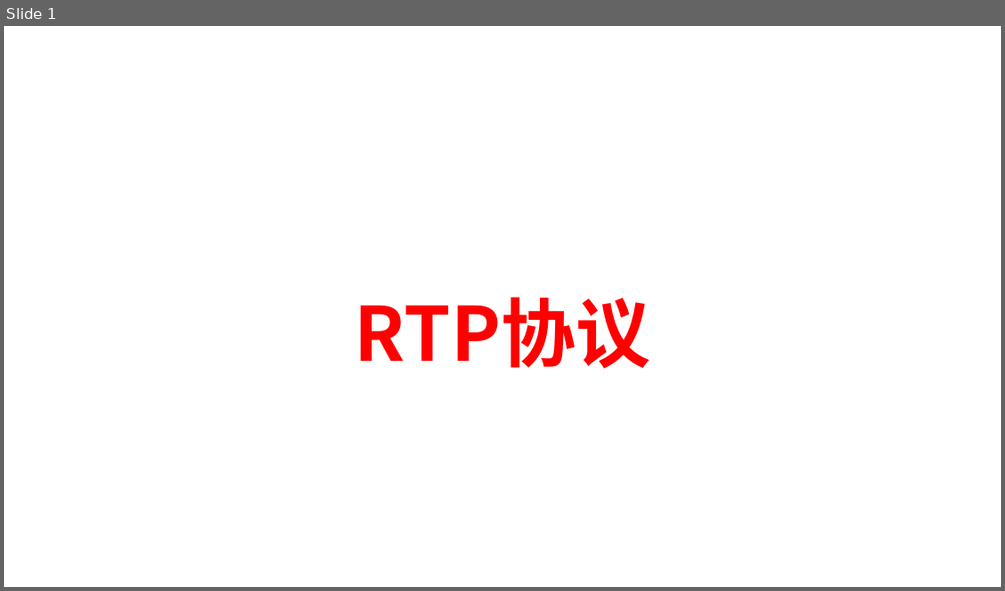
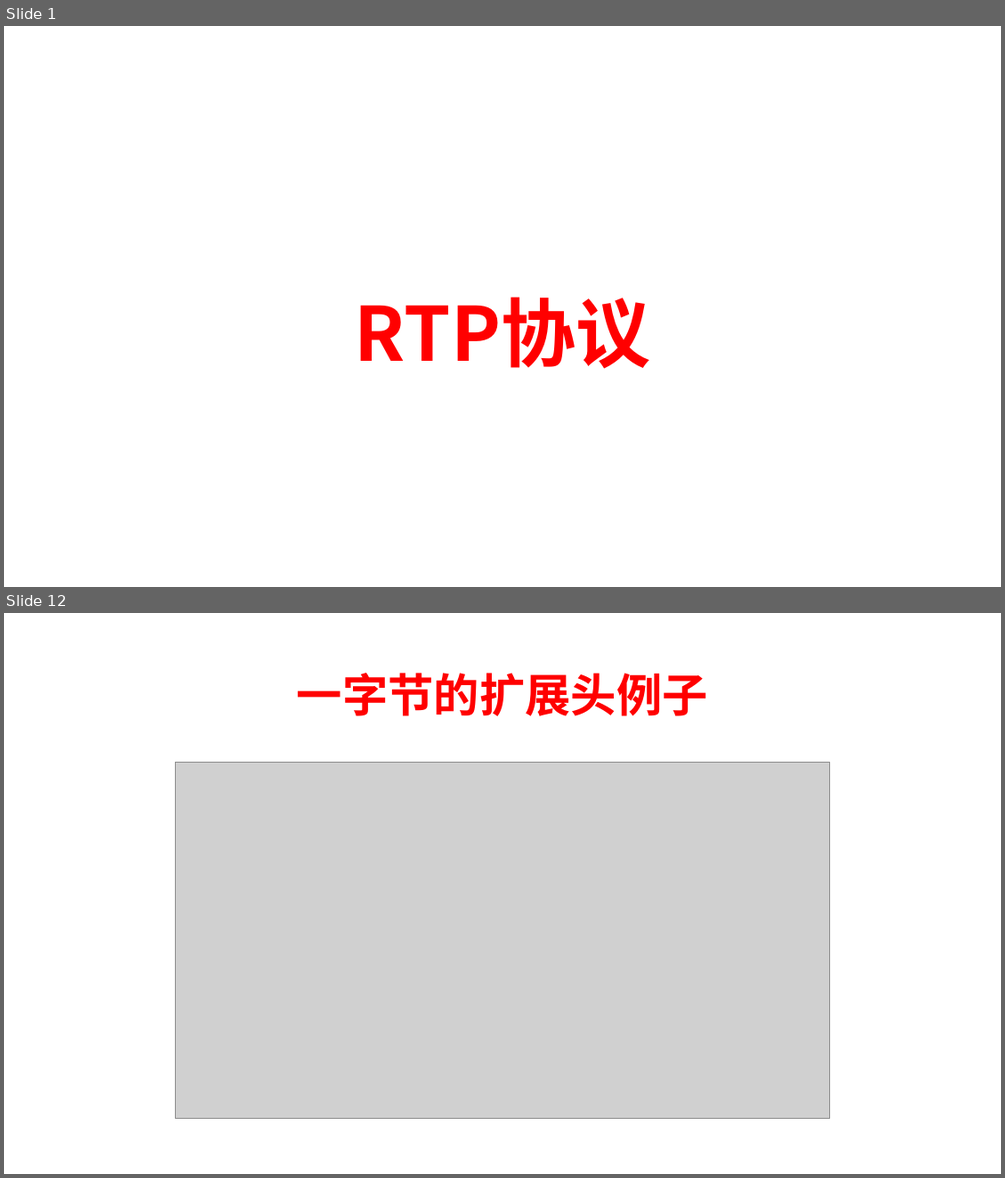
Before and after one commit to chensongpoixs/crtc_doc, a slide deck: WebRTC服务质量(Qos)/2、RTP协议.pptx. Shown one above the other, each under a label of ours: slide 1 before the commit, slides 1 and 12 after it; the slides between them are not shown. The pictures are 1005x591 and 1005x1178 pixels, drawn with LibreOffice and Linux fonts; fonts in the diff are those of the drawing; grey boxes stand for pictures. Boxes give left, top, right and bottom in pixels: in the first picture for what was removed or moved away, otherwise in the second. Text is boxed around its words. In the diff, an @@ line names an element or a change of style, - is before the commit and + after.

```diff
--- a/WebRTC服务质量(Qos)/2、RTP协议.pptx
+++ b/WebRTC服务质量(Qos)/2、RTP协议.pptx
@@ slide 12 added at box(4, 613, 1001, 1174), background #FFFFFF @@
@@ title added at box(297, 673, 708, 716), 44 pt, text #FF0000, bold @@
+一字节的扩展头例子
@@ picture added at box(176, 763, 830, 1119) @@
```
Also in this commit, not shown: 3 slides changed, 11 other slides added, 2 other files.
